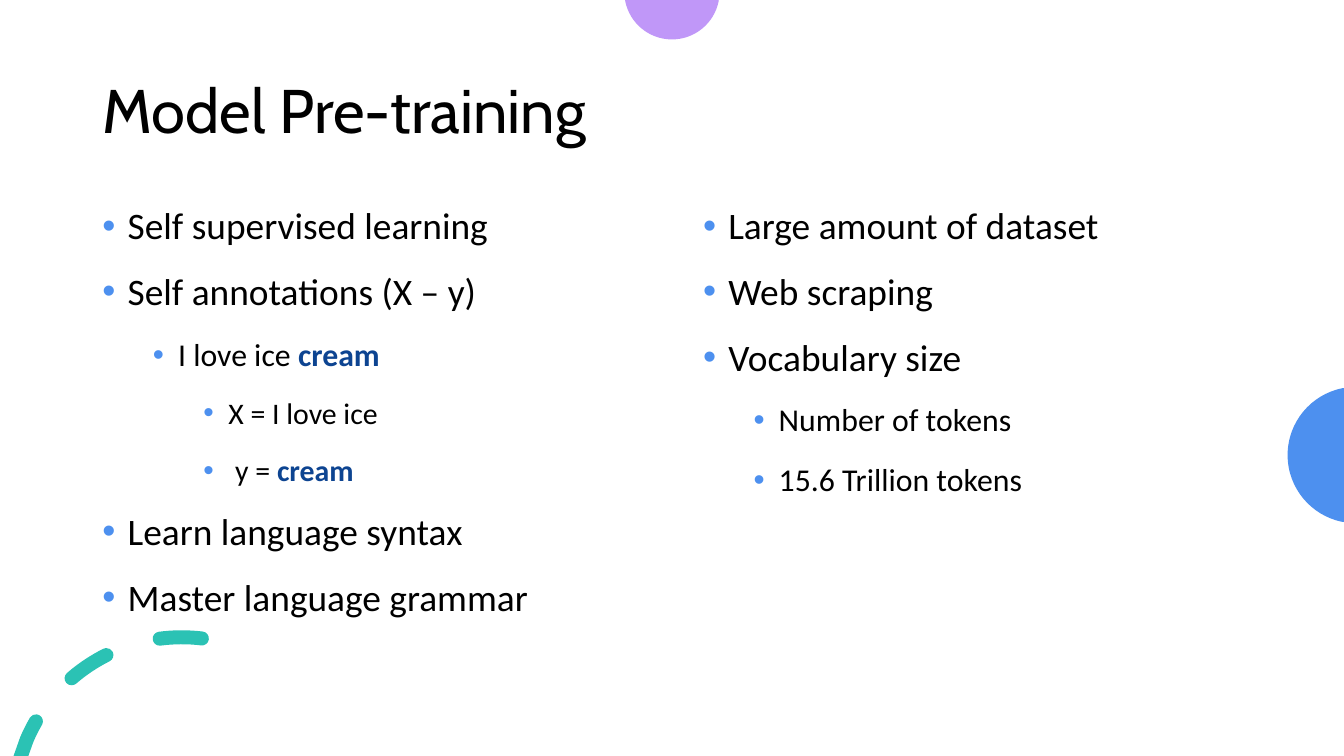
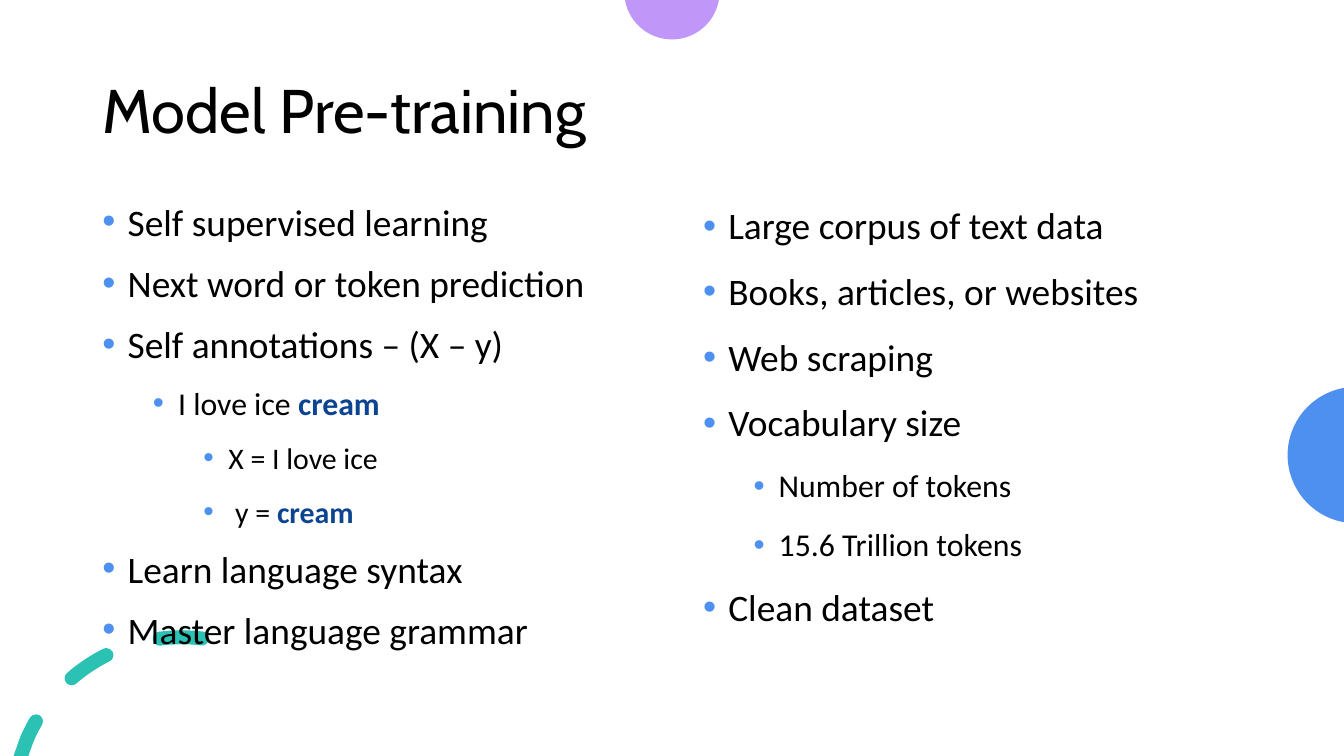
Before and after one commit to look4pritam/LargeLanguageModels, a slide deck: slide 24 of Presentations/IUAC-2024/Introduction_to_Large_Language_Models-From_Foundation_to_Real_World_Applications.pptx. Drawn at 1344x756 pixels with LibreOffice and Linux fonts; fonts in the diff are those of the drawing. Boxes give left, top, right and bottom in pixels: in the first picture for what was removed or moved away, otherwise in the second. Text is boxed around its words. In the diff, an @@ line names an element or a change of style, - is before the commit and + after.

```diff
--- a/Presentations/IUAC-2024/Introduction_to_Large_Language_Models-From_Foundation_to_Real_World_Applications.pptx
+++ b/Presentations/IUAC-2024/Introduction_to_Large_Language_Models-From_Foundation_to_Real_World_Applications.pptx
@@ text at [128, 210, 527, 651]: line spacing 0.9 to 0.8 @@
@@ text at [728, 213, 1138, 310]: text changed @@
-  • Large amount of dataset
+  • Large corpus of text data
+  • Books, articles, or websites
@@ text at [128, 271, 584, 364]: text changed @@
-  • Self annotations (X – y)
+  • Next word or token prediction
+  • Self annotations – (X – y)
@@ text at [728, 595, 934, 622]: paragraph added @@
+  • Clean dataset
```
Also in this commit, not shown: 5 other slides changed.
